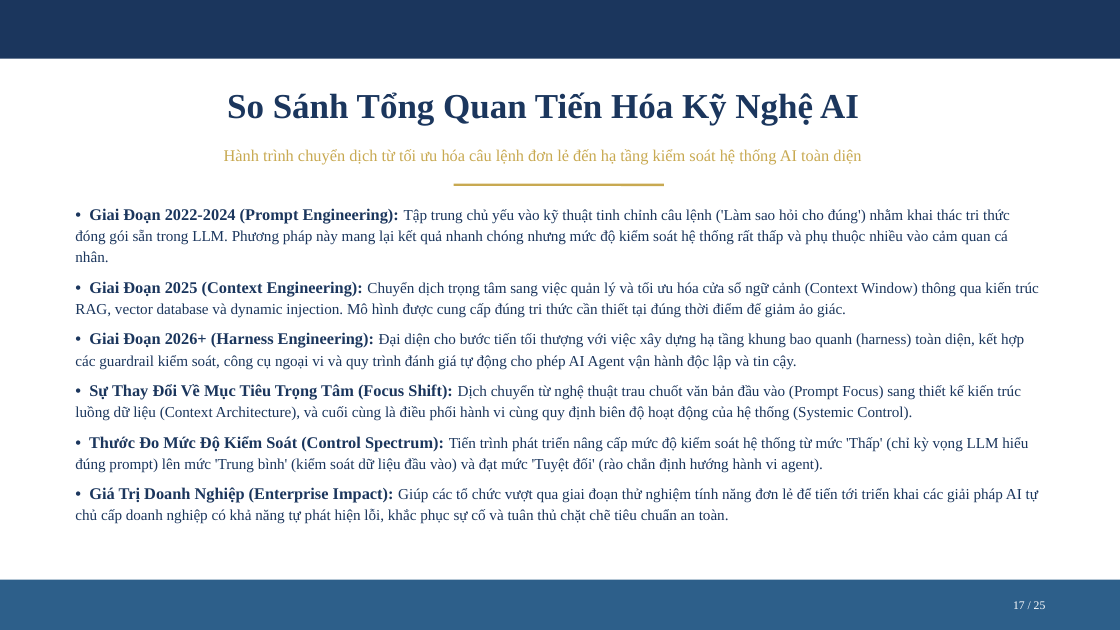
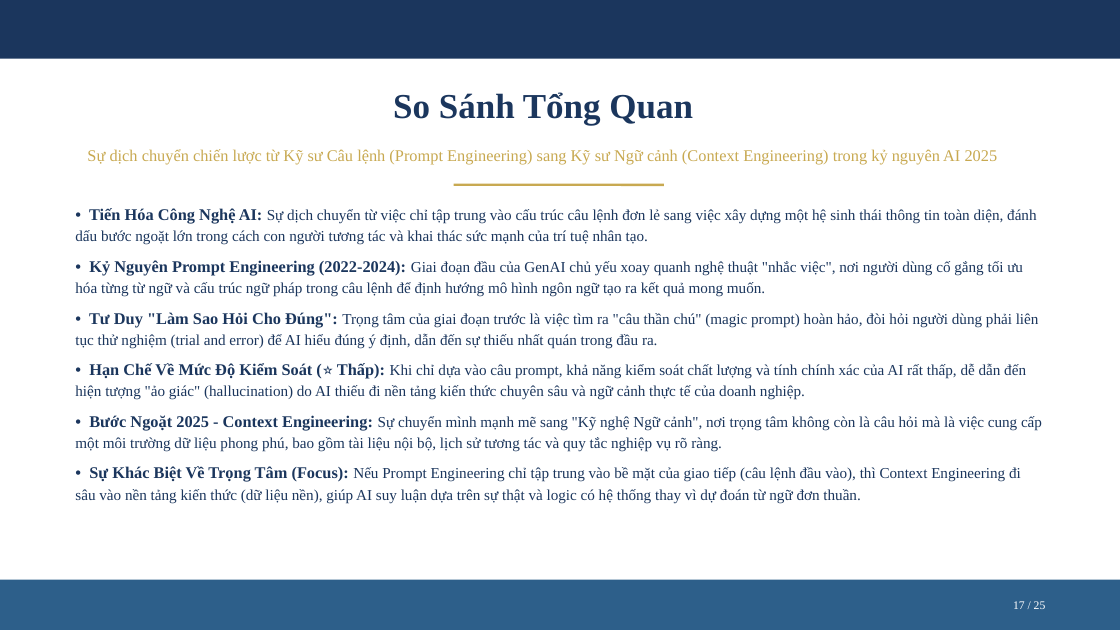
Before and after one commit to nbhson/tool-harness-generate-slide, a slide deck: slide 17 of harness-engineer.pptx. Drawn at 1120x630 pixels with LibreOffice and Linux fonts; fonts in the diff are those of the drawing. Boxes give left, top, right and bottom in pixels: in the first picture for what was removed or moved away, otherwise in the second. Text is boxed around its words. In the diff, an @@ line names an element or a change of style, - is before the commit and + after.

```diff
--- a/harness-engineer.pptx
+++ b/harness-engineer.pptx
@@ text at box(393, 92, 693, 126): text changed @@
-So Sánh Tổng Quan Tiến Hóa Kỹ Nghệ AI
+So Sánh Tổng Quan
@@ text at box(87, 149, 998, 165): text changed @@
-Hành trình chuyển dịch từ tối ưu hóa câu lệnh đơn lẻ đến hạ tầng kiểm soát hệ thống AI toàn diện
+Sự dịch chuyển chiến lược từ Kỹ sư Câu lệnh (Prompt Engineering) sang Kỹ sư Ngữ cảnh (Context Engineering) trong kỷ nguyên AI 2025
@@ text at box(75, 208, 1042, 504): text changed @@
-• Giai Đoạn 2022-2024 (Prompt Engineering): Tập trung chủ yếu vào kỹ thuật tinh chỉnh câu lệnh ('Làm sao hỏi cho đúng') nhằm khai thác tri thức đóng gói sẵn trong LLM. Phương pháp này mang lại kết quả nhanh chóng nhưng mức độ kiểm soát hệ thống rất thấp và phụ thuộc nhiều vào cảm quan cá nhân.
-• Giai Đoạn 2025 (Context Engineering): Chuyển dịch trọng tâm sang việc quản lý và tối ưu hóa cửa sổ ngữ cảnh (Context Window) thông qua kiến trúc RAG, vector database và dynamic injection. Mô hình được cung cấp đúng tri thức cần thiết tại đúng thời điểm để giảm ảo giác.
-• Giai Đoạn 2026+ (Harness Engineering): Đại diện cho bước tiến tối thượng với việc xây dựng hạ tầng khung bao quanh (harness) toàn diện, kết hợp các guardrail kiểm soát, công cụ ngoại vi và quy trình đánh giá tự động cho phép AI Agent vận hành độc lập và tin cậy.
-• Sự Thay Đổi Về Mục Tiêu Trọng Tâm (Focus Shift): Dịch chuyển từ nghệ thuật trau chuốt văn bản đầu vào (Prompt Focus) sang thiết kế kiến trúc luồng dữ liệu (Context Architecture), và cuối cùng là điều phối hành vi cùng quy định biên độ hoạt động của hệ thống (Systemic Control).
-• Thước Đo Mức Độ Kiểm Soát (Control Spectrum): Tiến trình phát triển nâng cấp mức độ kiểm soát hệ thống từ mức 'Thấp' (chỉ kỳ vọng LLM hiểu đúng prompt) lên mức 'Trung bình' (kiểm soát dữ liệu đầu vào) và đạt mức 'Tuyệt đối' (rào chắn định hướng hành vi agent).
-• Giá Trị Doanh Nghiệp (Enterprise Impact): Giúp các tổ chức vượt qua giai đoạn thử nghiệm tính năng đơn lẻ để tiến tới triển khai các giải pháp AI tự chủ cấp doanh nghiệp có khả năng tự phát hiện lỗi, khắc phục sự cố và tuân thủ chặt chẽ tiêu chuẩn an toàn.
+• Tiến Hóa Công Nghệ AI: Sự dịch chuyển từ việc chỉ tập trung vào cấu trúc câu lệnh đơn lẻ sang việc xây dựng một hệ sinh thái thông tin toàn diện, đánh dấu bước ngoặt lớn trong cách con người tương tác và khai thác sức mạnh của trí tuệ nhân tạo.
+• Kỷ Nguyên Prompt Engineering (2022-2024): Giai đoạn đầu của GenAI chủ yếu xoay quanh nghệ thuật "nhắc việc", nơi người dùng cố gắng tối ưu hóa từng từ ngữ và cấu trúc ngữ pháp trong câu lệnh để định hướng mô hình ngôn ngữ tạo ra kết quả mong muốn.
+• Tư Duy "Làm Sao Hỏi Cho Đúng": Trọng tâm của giai đoạn trước là việc tìm ra "câu thần chú" (magic prompt) hoàn hảo, đòi hỏi người dùng phải liên tục thử nghiệm (trial and error) để AI hiểu đúng ý định, dẫn đến sự thiếu nhất quán trong đầu ra.
+• Hạn Chế Về Mức Độ Kiểm Soát (⭐ Thấp): Khi chỉ dựa vào câu prompt, khả năng kiểm soát chất lượng và tính chính xác của AI rất thấp, dễ dẫn đến hiện tượng "ảo giác" (hallucination) do AI thiếu đi nền tảng kiến thức chuyên sâu và ngữ cảnh thực tế của doanh nghiệp.
+• Bước Ngoặt 2025 - Context Engineering: Sự chuyển mình mạnh mẽ sang "Kỹ nghệ Ngữ cảnh", nơi trọng tâm không còn là câu hỏi mà là việc cung cấp một môi trường dữ liệu phong phú, bao gồm tài liệu nội bộ, lịch sử tương tác và quy tắc nghiệp vụ rõ ràng.
+• Sự Khác Biệt Về Trọng Tâm (Focus): Nếu Prompt Engineering chỉ tập trung vào bề mặt của giao tiếp (câu lệnh đầu vào), thì Context Engineering đi sâu vào nền tảng kiến thức (dữ liệu nền), giúp AI suy luận dựa trên sự thật và logic có hệ thống thay vì dự đoán từ ngữ đơn thuần.
```
Also in this commit, not shown: 18 other slides changed, 6 slides added, 6 slides removed, 17 other files.
